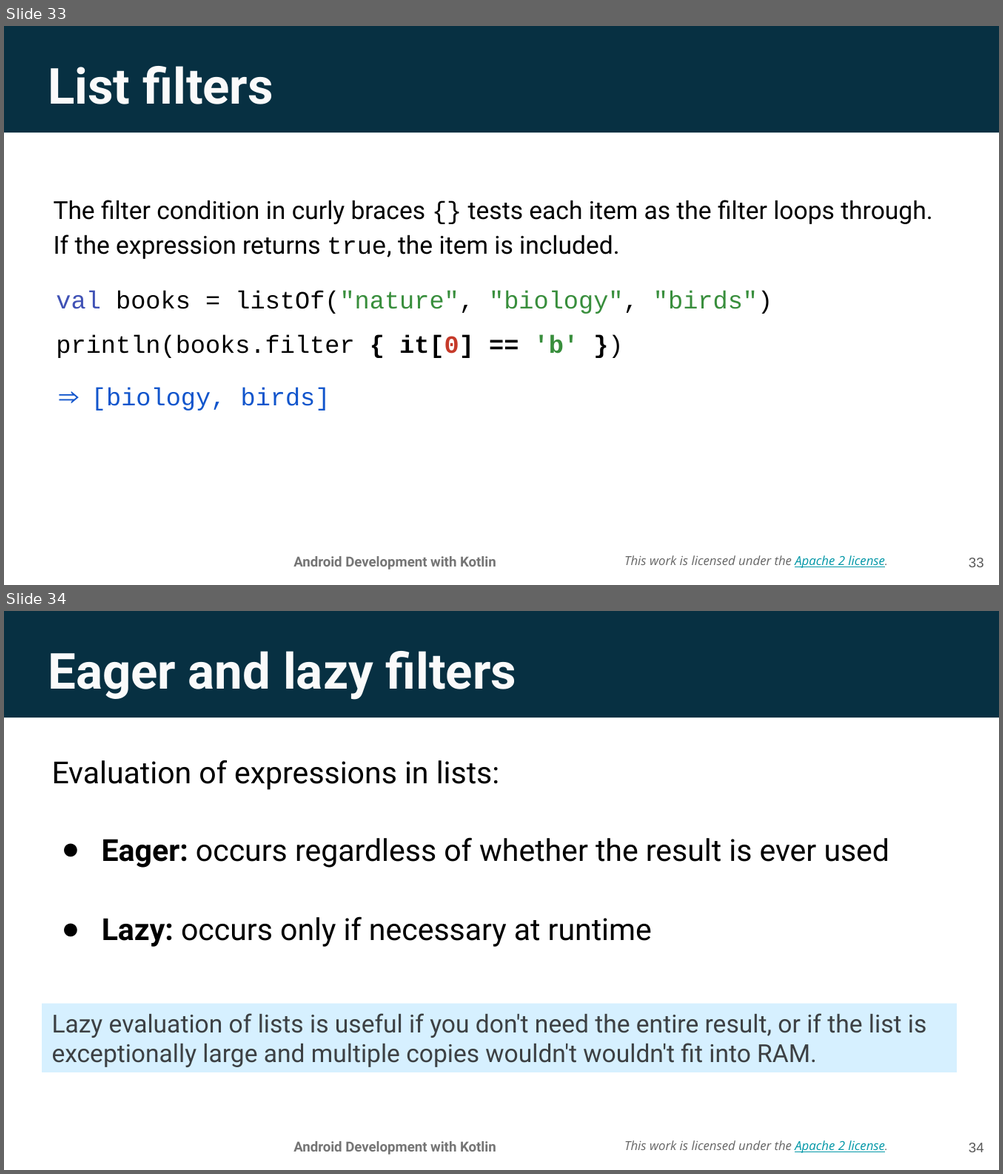
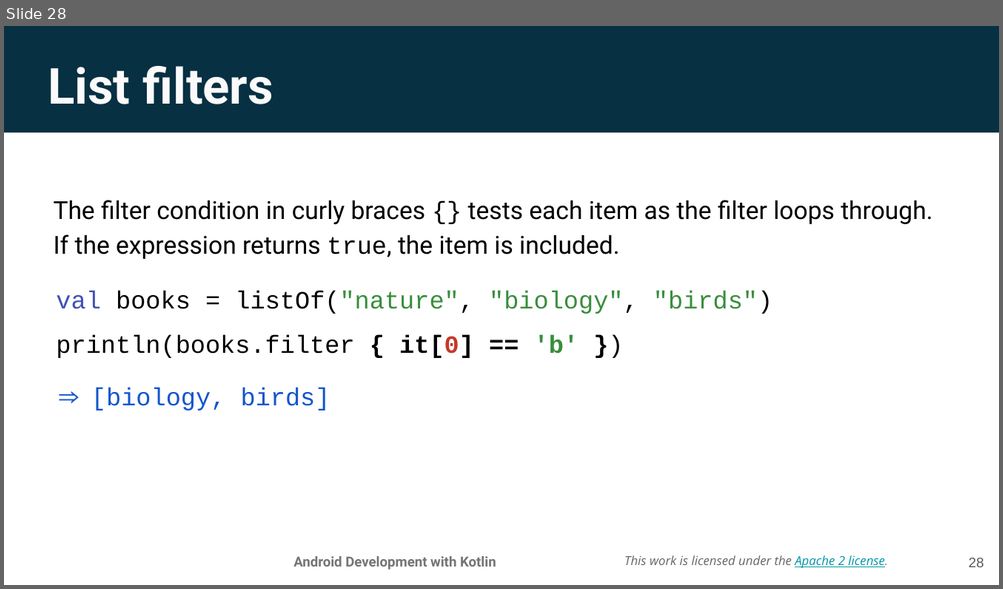
Before and after one commit to aadityaguptaa/Android-Bootcamp-PSNA, a slide deck: Day-0/Lesson 2_ Functions.pptx. Shown one above the other, each under a label of ours: slides 33 and 34 before the commit, slide 28 after it. The pictures are 1003x1174 and 1003x589 pixels, drawn with LibreOffice and Linux fonts; fonts in the diff are those of the drawing; background and template pictures are left out. Boxes give left, top, right and bottom in pixels: in the first picture for what was removed or moved away, otherwise in the second. Text is boxed around its words. In the diff, an @@ line names an element or a change of style, - is before the commit and + after.

```diff
--- a/Day-0/Lesson 2_ Functions.pptx
+++ b/Day-0/Lesson 2_ Functions.pptx
@@ slide 34 removed at <box>4,611,999,1170</box>, background picture (left out); not listed: 3 template elements that a slide beside it also shows @@
@@ title removed at <box>48,651,517,700</box> @@
-Eager and lazy filters
@@ text removed at <box>52,760,500,790</box> @@
-Evaluation of expressions in lists:
@@ text removed at <box>102,837,890,868</box> @@
-● Eager: occurs regardless of whether the result is ever used
@@ text removed at <box>102,917,652,947</box> @@
-● Lazy: occurs only if necessary at runtime
@@ rectangle removed at <box>42,1004,957,1073</box> @@
-Lazy evaluation of lists is useful if you don't need the entire result, or if the list is exceptionally large and multiple copies wouldn't wouldn't fit into RAM.
@@ page number removed at <box>968,1143,984,1153</box> @@
-34
@@ what was slide 33 is now slide 28 @@
@@ page number at <box>968,558,984,568</box>: text changed @@
-33
+28
```
Also in this commit, not shown: 3 slides changed, 9 other slides removed, 1 other file.
